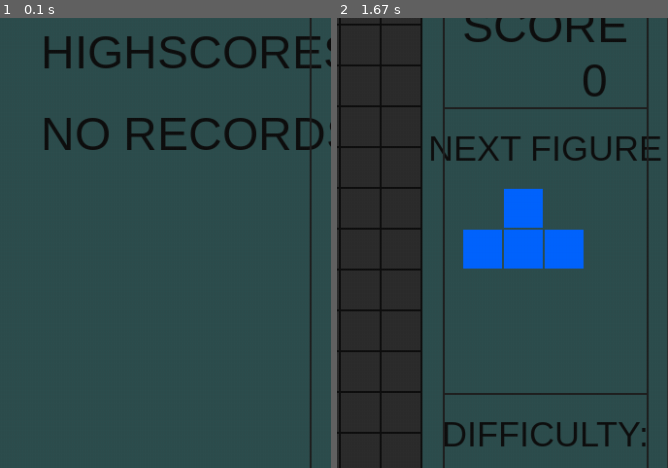
Above: before the commit, frames 1-2 (left to right).
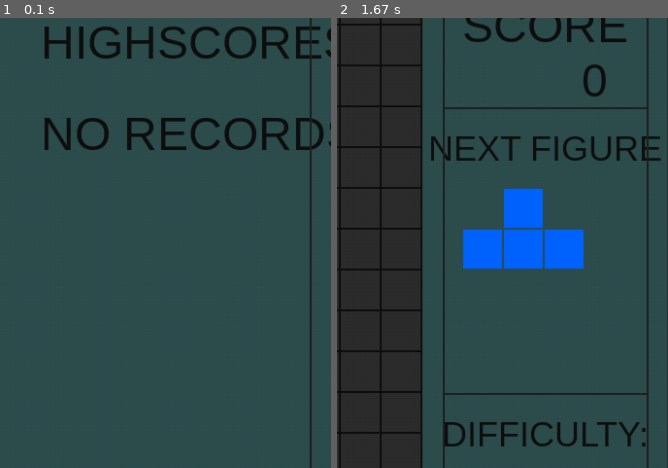
Above: after the commit, the same moments.

Repository: zetterus/first_projects
Game: pygame game, started from mine/tetris/main.py
The game is run twice, just before and just after one commit, with the same random seed, the same clock (stepped at 60 frames per second) and the same inputs.
Inputs:
- Up to frame 1 (0.1 s): no input
- Up to frame 2 (1.67 s): tap S at 0.33 s; tap Space at 0.67 s; hold Left 1-1.53 s; hold Down from 1.57 s (still down)
The pictures show only the part of the screen within x 50-100%, y 8-58%; the shares and areas given below are measured in that part.

The runs differ from the first frame. In frame 1, 2.8% of the frame differs, in the area x 13-100%, y 1-12%; in frame 2, nothing differs.

Commit message:
implement options name input
rework all structure?

Diff:
--- a/mine/tetris/main.py
+++ b/mine/tetris/main.py
@@ -33,7 +33,7 @@
         self.last_move_down_time = pygame.time.get_ticks()
 
         # username
-        self.username = "NO NAME"
+        self.username = "NONAME"
 
     def draw_text(self, j, i, text="NO TEXT", font_size=64, text_color=(16, 16, 16), bg_color=(47, 79, 79),
                   align="center", font="arial.ttf"):
@@ -71,21 +71,17 @@
 
         # draw highscores text
         highscores_j = board.line_thickness + (board.square_size + board.line_thickness) * (board.cols * 1.5 * 0.55)
-        highscores_i = board.line_thickness + (board.square_size + board.line_thickness) * 2
+        highscores_i = board.line_thickness + (board.square_size + board.line_thickness) * 1.75
         self.draw_text(highscores_j, highscores_i, "HIGHSCORES:", 48, align="topleft")
 
         # draw champs list
-        with open(r"D:\python\first_projects\mine\tetris\highscores.pkl", "wb+") as file:
-            try:
+        try:
+            with open(r"D:\python\first_projects\mine\tetris\highscores.pkl", "rb") as file:
                 champs_voc = pickle.load(file)
-            except:
-                champs_voc = None
-
-        if champs_voc:
-            for place, champ in enumerate(champs_voc.items()):
-                champ_i = board.line_thickness + (board.square_size + board.line_thickness) * (3 + place)
-                self.draw_text(highscores_j, champ_i, F"{place}. {champ[0]}: {champ[1]}", 32, align="topleft")
-        else:
+                for place, champ in enumerate(champs_voc.items(), 1):
+                    champ_i = board.line_thickness + (board.square_size + board.line_thickness) * (2 + place)
+                    self.draw_text(highscores_j, champ_i, F"{place}. {champ[0]}: {champ[1]}", 32, align="topleft")
+        except:
             no_rec = board.line_thickness + (board.square_size + board.line_thickness) * 4
             self.draw_text(highscores_j, no_rec, "NO RECORDS", 48, align="topleft")
 
@@ -121,17 +117,21 @@
     def input_dialog_box(self):
         pass
 
-    def store_record(self, name, record):
-        with open(r"D:\python\first_projects\mine\tetris\highscores.pkl", "wb+") as file:
-            try:
+    def store_record(self):
+        try:
+            with open(r"D:\python\first_projects\mine\tetris\highscores.pkl", "rb") as file:
+                print("try")
                 champs_voc = pickle.load(file)
-                champs_voc[name] = record
+                champs_voc[menu.username] = board.score
+                champs_voc = {k: v for k, v in sorted(champs_voc.items(), key=lambda x: x[1], reverse=True)}
                 if len(champs_voc) > 10:
-                    champs_voc = {k: v for k, v in sorted(champs_voc, key=lambda x: x[1], reverse=True)}
                     champs_voc.popitem()
-            except:
-                champs_voc = dict(name=record)
-            finally:
+        except:
+            print("except")
+            champs_voc = {menu.username: board.score}
+        finally:
+            with open(r"D:\python\first_projects\mine\tetris\highscores.pkl", "wb") as file:
+                print("finally")
                 pickle.dump(champs_voc, file)
 
     def options_draw(self):
@@ -144,64 +144,69 @@
         self.draw_text(options_text_j, options_text_i, "OPTIONS", font_size=96)
 
         # rotate text
-        rotate_text_j = board.line_thickness + (board.square_size + board.line_thickness) * 2
+        left_j = board.line_thickness + (board.square_size + board.line_thickness) * 2
         rotate_text_i = board.line_thickness + (board.square_size + board.line_thickness) * 5
-        self.draw_text(rotate_text_j, rotate_text_i, "ROTATE KEY", align="topleft")
+        self.draw_text(left_j, rotate_text_i, "ROTATE KEY", align="topleft")
 
         # rotate value
-        rotate_value_j = board.line_thickness + (board.square_size + board.line_thickness) * 11
+        right_j = board.line_thickness + (board.square_size + board.line_thickness) * 11
         rotate_value_i = board.line_thickness + (board.square_size + board.line_thickness) * 5
-        self.draw_text(rotate_value_j, rotate_value_i,
+        self.draw_text(right_j, rotate_value_i,
                        f"{pygame.key.name(self.ROTATE).upper() if self.ROTATE else '-'}", align="topleft")
 
         # down text
-        down_text_j = board.line_thickness + (board.square_size + board.line_thickness) * 2
         down_text_i = board.line_thickness + (board.square_size + board.line_thickness) * 7
-        self.draw_text(down_text_j, down_text_i, "DOWN KEY", align="topleft")
+        self.draw_text(left_j, down_text_i, "DOWN KEY", align="topleft")
 
         # down value
-        down_value_j = board.line_thickness + (board.square_size + board.line_thickness) * 11
         down_value_i = board.line_thickness + (board.square_size + board.line_thickness) * 7
-        self.draw_text(down_value_j, down_value_i, f"{pygame.key.name(self.DOWN).upper() if self.DOWN else '-'}",
+        self.draw_text(right_j, down_value_i, f"{pygame.key.name(self.DOWN).upper() if self.DOWN else '-'}",
                        align="topleft")
 
         # right text
-        right_text_j = board.line_thickness + (board.square_size + board.line_thickness) * 2
         right_text_i = board.line_thickness + (board.square_size + board.line_thickness) * 9
-        self.draw_text(right_text_j, right_text_i, "RIGHT KEY", align="topleft")
+        self.draw_text(left_j, right_text_i, "RIGHT KEY", align="topleft")
 
         # right value
-        right_value_j = board.line_thickness + (board.square_size + board.line_thickness) * 11
         right_value_i = board.line_thickness + (board.square_size + board.line_thickness) * 9
-        self.draw_text(right_value_j, right_value_i, f"{pygame.key.name(self.RIGHT).upper() if self.RIGHT else '-'}",
+        self.draw_text(right_j, right_value_i, f"{pygame.key.name(self.RIGHT).upper() if self.RIGHT else '-'}",
                        align="topleft")
 
         # left text
-        left_text_j = board.line_thickness + (board.square_size + board.line_thickness) * 2
         left_text_i = board.line_thickness + (board.square_size + board.line_thickness) * 11
-        self.draw_text(left_text_j, left_text_i, "LEFT KEY", align="topleft")
+        self.draw_text(left_j, left_text_i, "LEFT KEY", align="topleft")
 
         # left value
-        left_value_j = board.line_thickness + (board.square_size + board.line_thickness) * 11
         left_value_i = board.line_thickness + (board.square_size + board.line_thickness) * 11
-        self.draw_text(left_value_j, left_value_i, f"{pygame.key.name(self.LEFT).upper() if self.LEFT else '-'}",
+        self.draw_text(right_j, left_value_i, f"{pygame.key.name(self.LEFT).upper() if self.LEFT else '-'}",
                        align="topleft")
 
         # drop text
-        drop_text_j = board.line_thickness + (board.square_size + board.line_thickness) * 2
         drop_text_i = board.line_thickness + (board.square_size + board.line_thickness) * 13
-        self.draw_text(drop_text_j, drop_text_i, "DROP KEY", align="topleft")
+        self.draw_text(left_j, drop_text_i, "DROP KEY", align="topleft")
 
         # drop value
-        drop_value_j = board.line_thickness + (board.square_size + board.line_thickness) * 11
         drop_value_i = board.line_thickness + (board.square_size + board.line_thickness) * 13
-        self.draw_text(drop_value_j, drop_value_i, f"{pygame.key.name(self.DROP).upper() if self.DROP else '-'}",
+        self.draw_text(right_j, drop_value_i, f"{pygame.key.name(self.DROP).upper() if self.DROP else '-'}",
                        align="topleft")
 
-        # hint text
+        # name text
+        name_text_i = board.line_thickness + (board.square_size + board.line_thickness) * 15
+        self.draw_text(left_j, name_text_i, "YOUR NAME", align="topleft")
+
+        # name value
+        name_value_i = board.line_thickness + (board.square_size + board.line_thickness) * 15
+        self.draw_text(right_j, name_value_i, f"{self.username}",
+                       align="topleft")
+
+        # first hint text
         hint_j = board.line_thickness + (board.square_size + board.line_thickness) * (board.cols * 1.5 / 2)
-        hint_i = board.line_thickness + (board.square_size + board.line_thickness) * 20
-        self.draw_text(hint_j, hint_i, "press the button to change keybind", font_size=36)
+        hint_1_i = board.line_thickness + (board.square_size + board.line_thickness) * 18
+        self.draw_text(hint_j, hint_1_i, "press enter to change your name", font_size=36)
+
+        # second hint text
+        hint_2_i = board.line_thickness + (board.square_size + board.line_thickness) * 20
+        self.draw_text(hint_j, hint_2_i, "press the first letter button to change keybind", font_size=36)
 
         # Draw info lines
         # Draw vertical lines
@@ -619,8 +624,8 @@
                                     figure = next_figure
                                     figure.spawn()
                                     next_figure = Figure()
-                            if event.key == menu.EXIT or event.key == menu.EXIT:
-                                menu.store_record(menu.username, board.score)
+                            if event.key == menu.EXIT:
+                                menu.store_record()
                                 menu.GAME_OVER = True
                                 running = False
                             # if event.key == pygame.K_i:
@@ -648,12 +653,12 @@
 
                     # loose condition (filling reach top)
                     if board.filled():
-                        menu.store_record(menu.username, board.score)
+                        menu.store_record()
                         menu.GAME_OVER = True
 
                     # win condition
                     if board.score >= 10000:
-                        menu.store_record(menu.username, board.score)
+                        menu.store_record()
                         waiting_for_input = True
                     else:
                         waiting_for_input = False
@@ -717,6 +722,37 @@
                             elif event.key == menu.DROP:
                                 menu.set_key('drop')
                                 menu.DROP = None
+                            elif event.key == pygame.K_RETURN:
+                                name_edit = True
+                                input_active = True
+                                while name_edit:
+                                    for event in pygame.event.get():
+                                        if event.type == pygame.QUIT:
+                                            name_edit = False
+                                        if event.type == pygame.KEYDOWN:
+                                            if event.key == menu.EXIT or event.key == pygame.K_RETURN:
+                                                name_edit = False
+                                            elif event.type == pygame.MOUSEBUTTONDOWN:
+                                                input_active = True
+                                                menu.username = ""
+                                            elif event.type == pygame.KEYDOWN and input_active:
+                                                if event.key == pygame.K_RETURN:
+                                                    input_active = False
+                                                elif event.key == pygame.K_BACKSPACE:
+                                                    menu.username = menu.username[:-1]
+                                                else:
+                                                    menu.username += event.unicode
+
+                                            font = pygame.font.SysFont("arial.ttf", 64)
+                                            text_surf = font.render(menu.username, True, (16, 16, 16), (47, 79, 79))
+                                            text_rect = text_surf.get_rect()
+                                            j = board.line_thickness + (
+                                                        board.square_size + board.line_thickness) * 11
+                                            i = board.line_thickness + (board.square_size + board.line_thickness) * 15
+                                            text_rect.topleft = (j, i)
+                                            screen.blit(text_surf, text_rect)
+                                            pygame.display.flip()
+
                             else:
                                 menu.change_key(event.key)
 
--- a/mine/tetris/menu.py
+++ /dev/null
@@ -1,88 +0,0 @@
-import pygame
-
-
-class Menu:
-    def __init__(self):
-        self.left = pygame.K_LEFT
-        self.right = pygame.K_RIGHT
-        self.down = pygame.K_DOWN
-        self.rotate = pygame.K_UP
-
-        self.setting_key = None  # Атрибут для отслеживания, какую клавишу нужно изменить
-
-    def set_key(self, key_name):
-        if key_name == 'left':
-            self.setting_key = 'left'
-        elif key_name == 'right':
-            self.setting_key = 'right'
-        elif key_name == 'down':
-            self.setting_key = 'down'
-        elif key_name == 'rotate':
-            self.setting_key = 'rotate'
-
-    def change_key(self, event_key):
-        if self.setting_key:
-            if self.setting_key == 'left':
-                self.left = event_key
-            elif self.setting_key == 'right':
-                self.right = event_key
-            elif self.setting_key == 'down':
-                self.down = event_key
-            elif self.setting_key == 'rotate':
-                self.rotate = event_key
-            self.setting_key = None
-
-
-def main():
-    pygame.init()
-
-    screen = pygame.display.set_mode((640, 480))
-    pygame.display.set_caption('Key Change Example')
-
-    font = pygame.font.SysFont(None, 48)
-
-    menu = Menu()
-    running = True
-
-    while running:
-        for event in pygame.event.get():
-            if event.type == pygame.QUIT:
-                running = False
-            elif event.type == pygame.KEYDOWN:
-                if event.key == menu.left:
-                    menu.set_key('left')
-                    menu.left = None
-                elif event.key == menu.right:
-                    menu.set_key('right')
-                    menu.right = None
-                elif event.key == menu.down:
-                    menu.set_key('down')
-                    menu.down = None
-                elif event.key == menu.rotate:
-                    menu.set_key('rotate')
-                    menu.rotate = None
-                else:
-                    menu.change_key(event.key)
-
-        screen.fill((255, 255, 255))
-
-        # Отображение текущих назначенных клавиш
-        left_text = font.render(f"Left: {pygame.key.name(menu.left) if menu.left else 'None'}", True, (0, 0, 0))
-        screen.blit(left_text, (50, 50))
-
-        right_text = font.render(f"Right: {pygame.key.name(menu.right) if menu.right else 'None'}", True, (0, 0, 0))
-        screen.blit(right_text, (50, 100))
-
-        down_text = font.render(f"Down: {pygame.key.name(menu.down) if menu.down else 'None'}", True, (0, 0, 0))
-        screen.blit(down_text, (50, 150))
-
-        rotate_text = font.render(f"Rotate: {pygame.key.name(menu.rotate) if menu.rotate else 'None'}", True, (0, 0, 0))
-        screen.blit(rotate_text, (50, 200))
-
-        pygame.display.flip()
-
-    pygame.quit()
-
-
-if __name__ == "__main__":
-    main()
